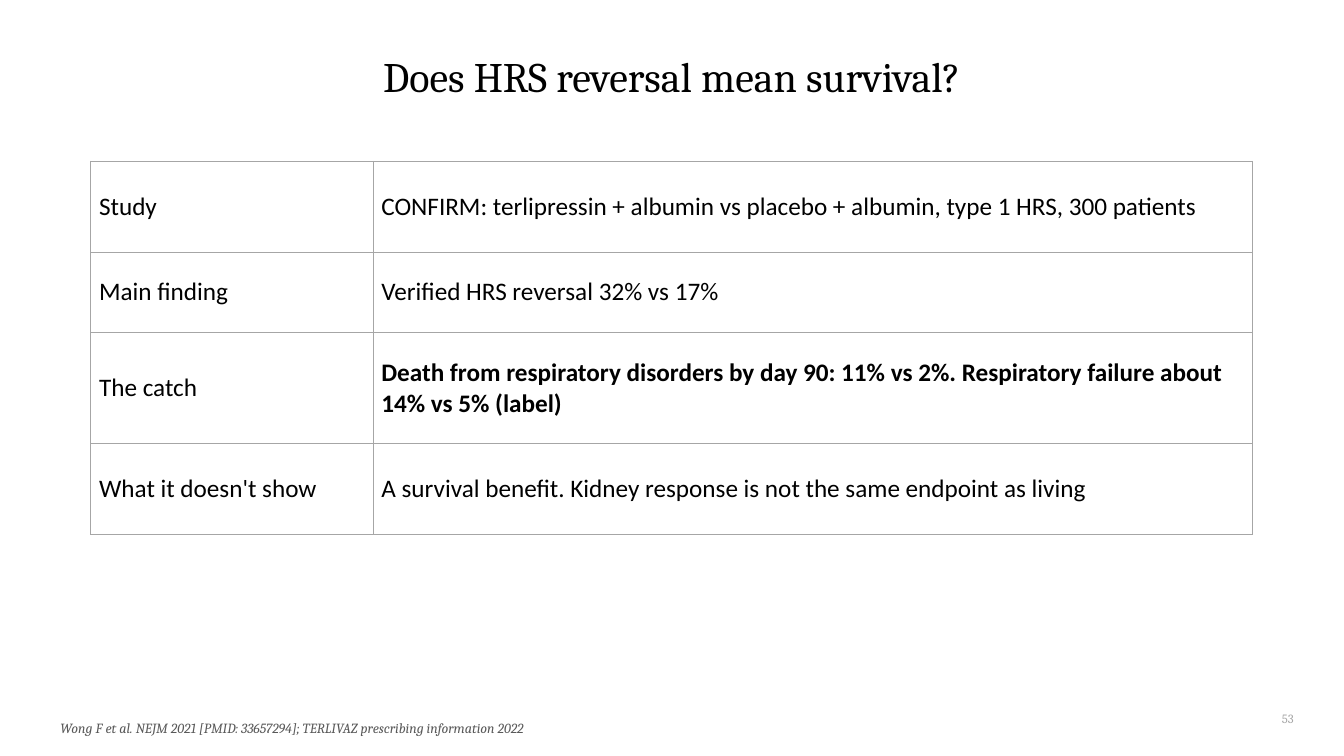
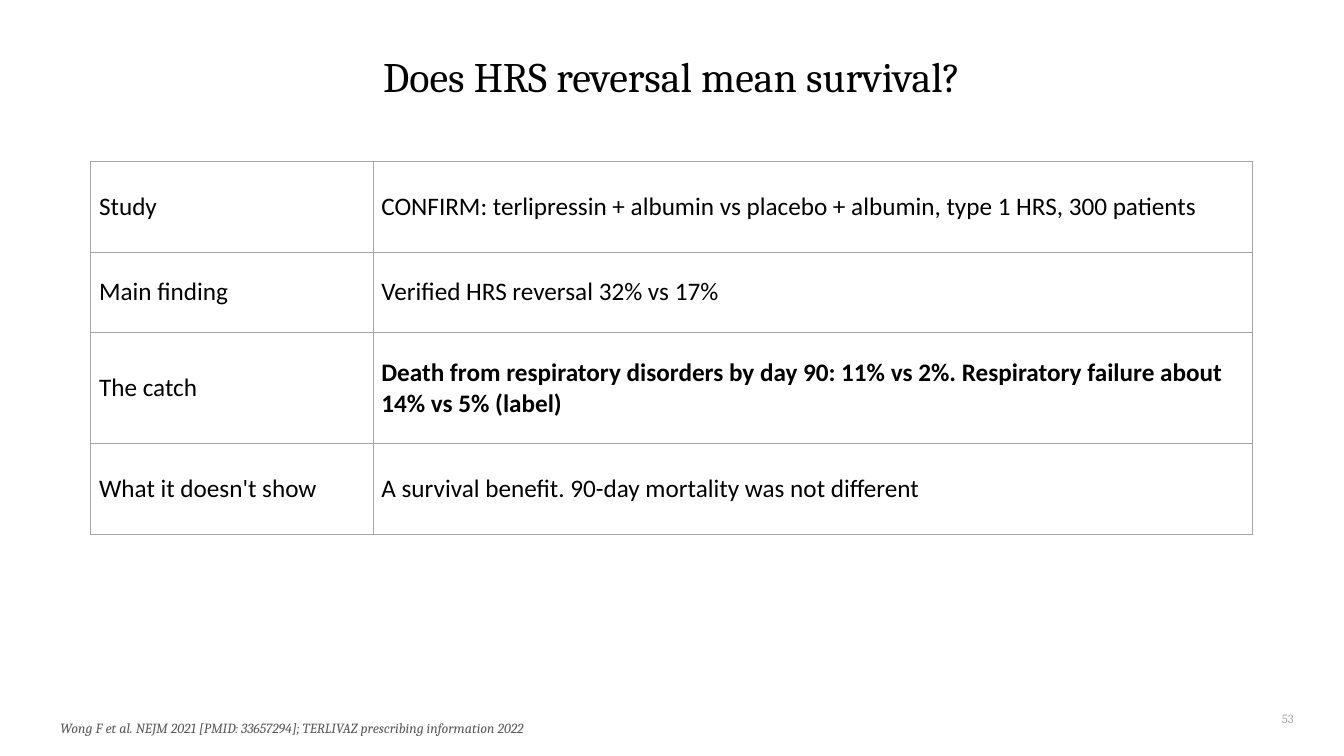
Before and after one commit to qaddodi/mohammad-almeqdadi-lectures, a slide deck: slide 53 of lectures/acute-liver-failure-aclf-in-icu/ALF and ACLF in the ICU.pptx. Drawn at 1344x756 pixels with LibreOffice and Linux fonts; fonts in the diff are those of the drawing. Boxes give left, top, right and bottom in pixels: in the first picture for what was removed or moved away, otherwise in the second. Text is boxed around its words. In the diff, an @@ line names an element or a change of style, - is before the commit and + after.

```diff
--- a/lectures/acute-liver-failure-aclf-in-icu/ALF and ACLF in the ICU.pptx
+++ b/lectures/acute-liver-failure-aclf-in-icu/ALF and ACLF in the ICU.pptx
@@ table at <box>91,161,1253,505</box> @@
-row 4, column 2: A survival benefit. Kidney response is not the same endpoint as living
+row 4, column 2: A survival benefit. 90-day mortality was not different
```
Also in this commit, not shown: 6 other slides changed, 1 other file.
